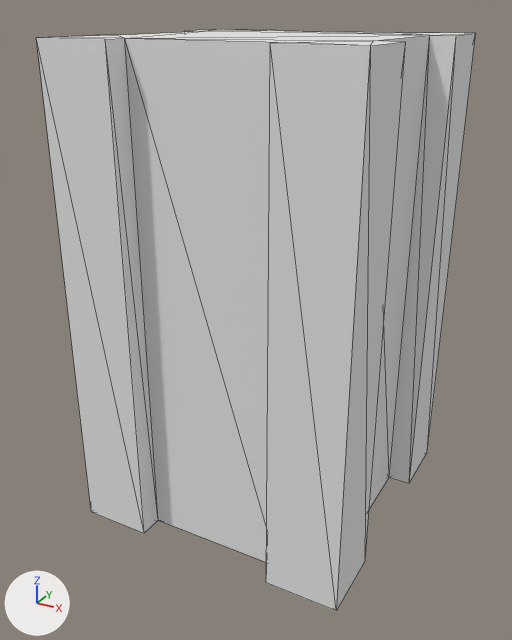
An edit to the OBJ model The_Dune_Project/Assets/Models/env/Modular Temple/Pillar_Large_Middle.obj, drawn before and after from the same camera.
Both versions are drawn from a 50 mm lens placed at (0.155, -1.761, 1.046), pointed at (-0.516, -0.541, 0.436). Arrows for +X, +Y and +Z are at lower left; the lights stay in place. Mesh edges are drawn as thin lines. Where no turn or scale is listed for an object, it has been applied to the vertices.
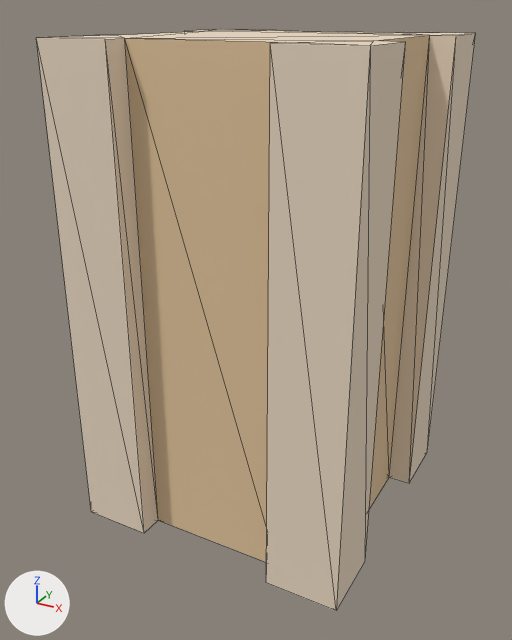
What differs and where, as boxes (x1, y1, x2, y2) in the pictures (512 x 640 px):
'object1', recoloured (white to beige): (37, 29, 476, 611) in both

The edits, one by one:
Material 'Sandstone_4' (mat_sandstone_4) changes colour from white #e7e7e7 to beige #ecdac3; in linear values from (0.8, 0.8, 0.8) to (0.835, 0.698, 0.545).
Material 'Sandstone_6' (mat_sandstone_6) changes colour from white #e7e7e7 to beige #e2c59d; in linear values from (0.8, 0.8, 0.8) to (0.761, 0.561, 0.337).
